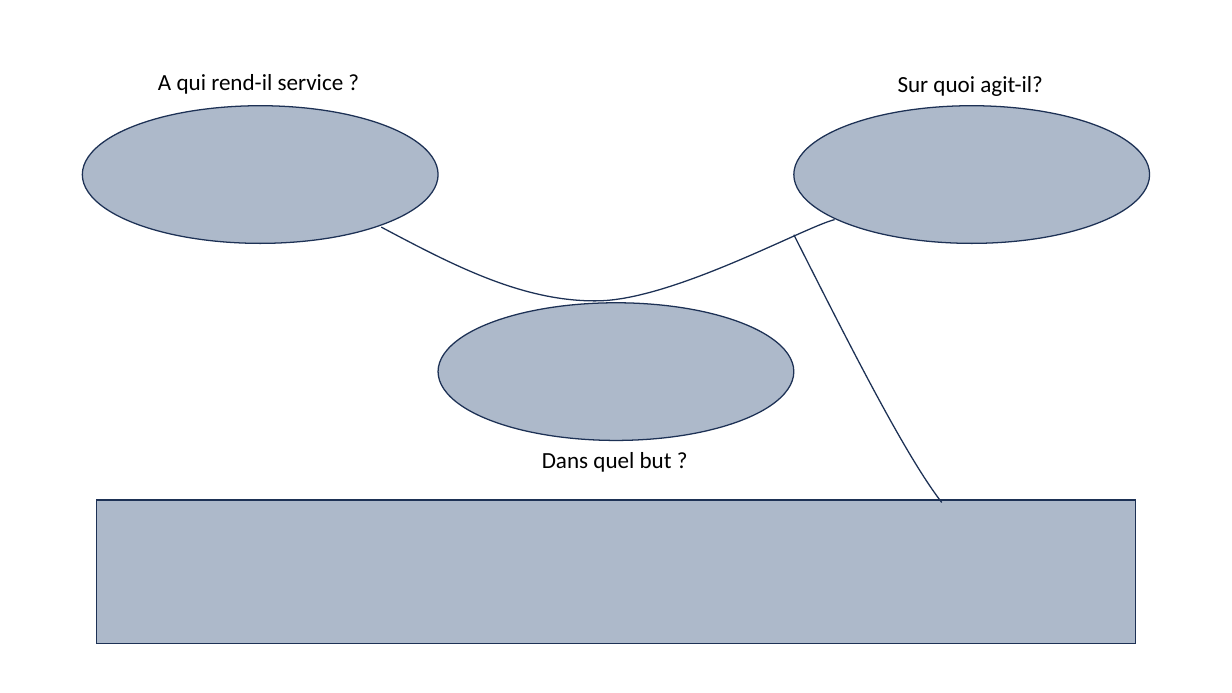
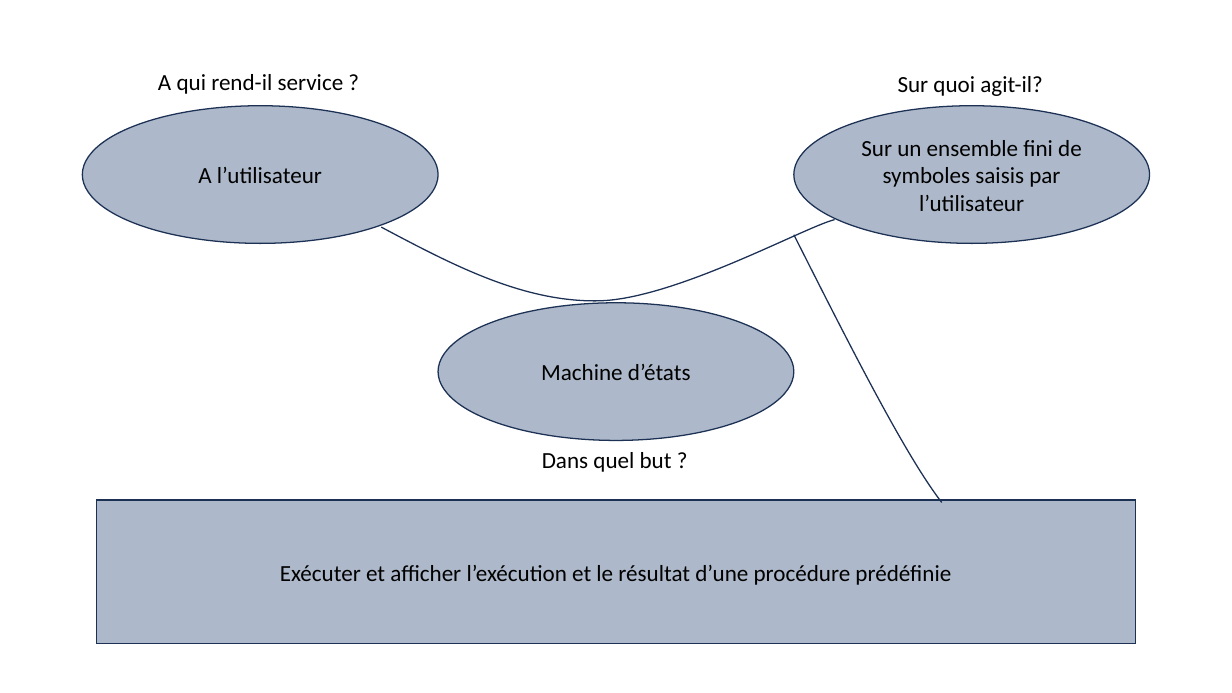
Before and after one commit to romain327/machine-turing, a slide deck: slide 1 of rapport/Bete à corne.pptx. Drawn at 1232x693 pixels with LibreOffice and Linux fonts; fonts in the diff are those of the drawing. Boxes give left, top, right and bottom in pixels: in the first picture for what was removed or moved away, otherwise in the second. Text is boxed around its words. In the diff, an @@ line names an element or a change of style, - is before the commit and + after.

Commit message:
bete a cornee

```diff
--- a/rapport/Bete à corne.pptx
+++ b/rapport/Bete à corne.pptx
@@ text in ellipse at box(861, 140, 1082, 211): text added @@
+Sur un ensemble fini de symboles saisis par l’utilisateur
@@ text in ellipse at box(198, 167, 322, 183): text added @@
+A l’utilisateur
@@ text in ellipse at box(541, 364, 691, 380): text added @@
+Machine d’états
@@ text in rectangle at box(280, 565, 951, 585): text added @@
+Exécuter et afficher l’exécution et le résultat d’une procédure prédéfinie
```
